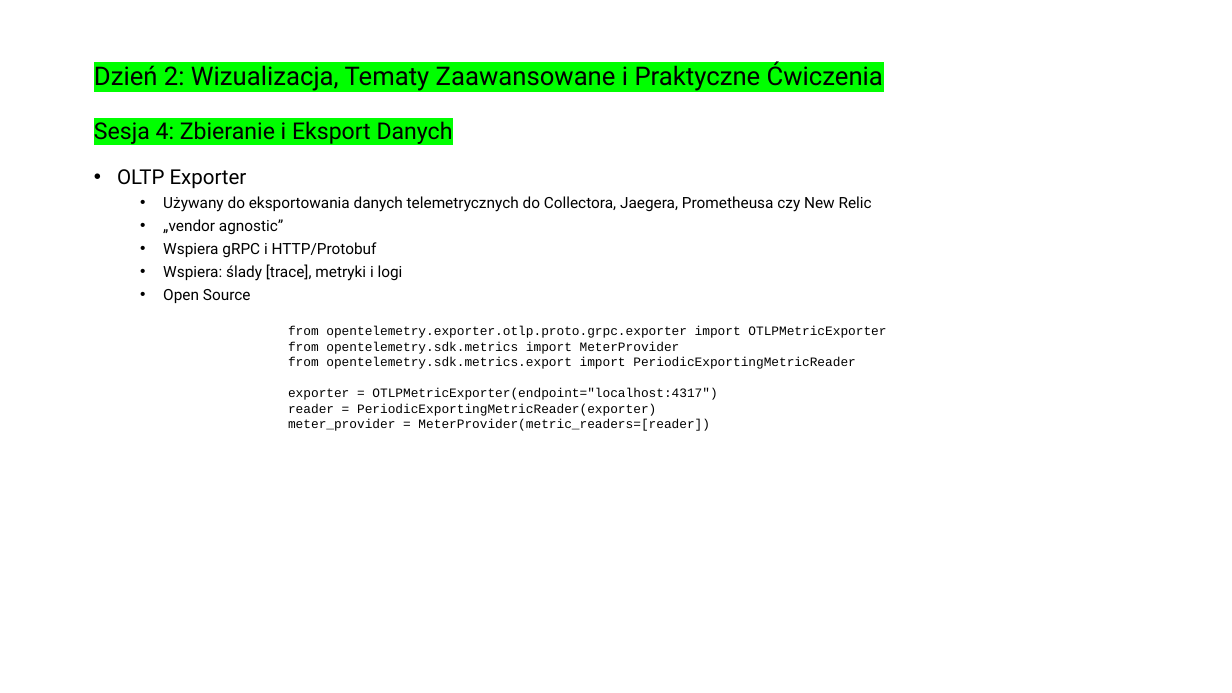
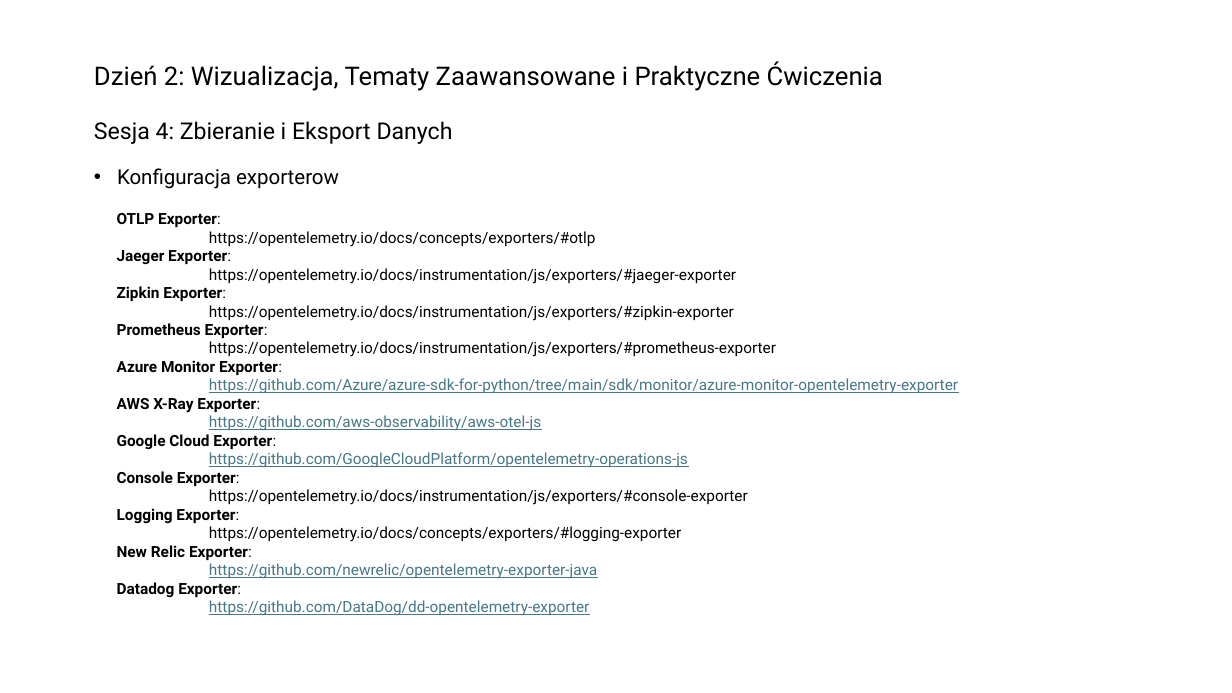
Before and after one commit to Kapsztajn/otel_training_python, a slide deck: slide 3 of otel teoria/Day 1 session 4.2 Konfiguracja Exporterow.pptx. Drawn at 1232x693 pixels with LibreOffice and Linux fonts; fonts in the diff are those of the drawing. Boxes give left, top, right and bottom in pixels: in the first picture for what was removed or moved away, otherwise in the second. Text is boxed around its words. In the diff, an @@ line names an element or a change of style, - is before the commit and + after.

```diff
--- a/otel teoria/Day 1 session 4.2 Konfiguracja Exporterow.pptx
+++ b/otel teoria/Day 1 session 4.2 Konfiguracja Exporterow.pptx
@@ title "Dzień 2: Wizualizacja, Tematy Zaawansowane ..." at (94,62,883,144): highlight #00FF00 to none @@
@@ text at (117,168,339,189): text changed; size 12 to 16 pt @@
-• OLTP Exporter
-  • Używany do eksportowania danych telemetrycznych do Collectora, Jaegera, Prometheusa czy New Relic
-  • „vendor agnostic”
-  • Wspiera gRPC i HTTP/Protobuf
-  • Wspiera: ślady [trace], metryki i logi
-  • Open Source
+• Konfiguracja exporterow
@@ text added at (117,213,958,616), 12 pt, text #000000 @@
+OTLP Exporter:
+https://opentelemetry.io/docs/concepts/exporters/#otlp
+Jaeger Exporter:
+https://opentelemetry.io/docs/instrumentation/js/exporters/#jaeger-exporter
+Zipkin Exporter:
+https://opentelemetry.io/docs/instrumentation/js/exporters/#zipkin-exporter
+Prometheus Exporter:
+https://opentelemetry.io/docs/instrumentation/js/exporters/#prometheus-exporter
+Azure Monitor Exporter:
+https://github.com/Azure/azure-sdk-for-python/tree/main/sdk/monitor/azure-monitor-opentelemetry-exporter
+AWS X-Ray Exporter:
+https://github.com/aws-observability/aws-otel-js
+Google Cloud Exporter:
+https://github.com/GoogleCloudPlatform/opentelemetry-operations-js
+Console Exporter:
+https://opentelemetry.io/docs/instrumentation/js/exporters/#console-exporter
+Logging Exporter:
+https://opentelemetry.io/docs/concepts/exporters/#logging-exporter
+New Relic Exporter:
+https://github.com/newrelic/opentelemetry-exporter-java
+Datadog Exporter:
+https://github.com/DataDog/dd-opentelemetry-exporter
@@ text removed at (288,326,886,431) @@
-from opentelemetry.exporter.otlp.proto.grpc.exporter import OTLPMetricExporter
-from opentelemetry.sdk.metrics import MeterProvider
-from opentelemetry.sdk.metrics.export import PeriodicExportingMetricReader
-exporter = OTLPMetricExporter(endpoint="localhost:4317")
-reader = PeriodicExportingMetricReader(exporter)
-meter_provider = MeterProvider(metric_readers=[reader])
```
Also in this commit, not shown: 2 other slides changed, 11 slides removed, 23 other files.
